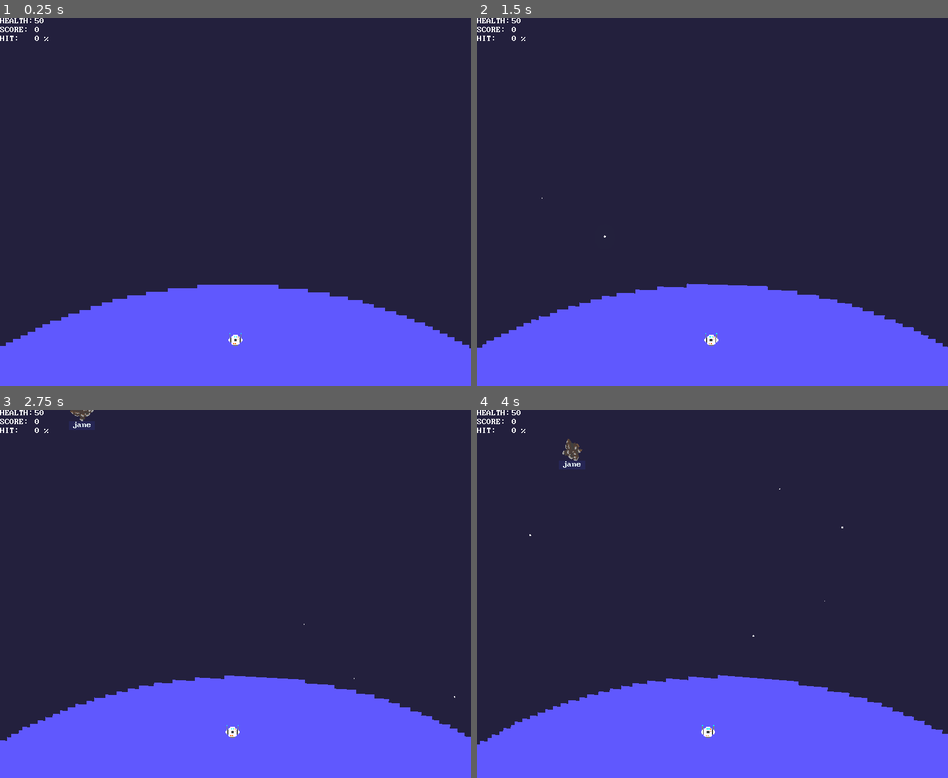
Above: before the commit, frames 1-4 (two rows, left to right).
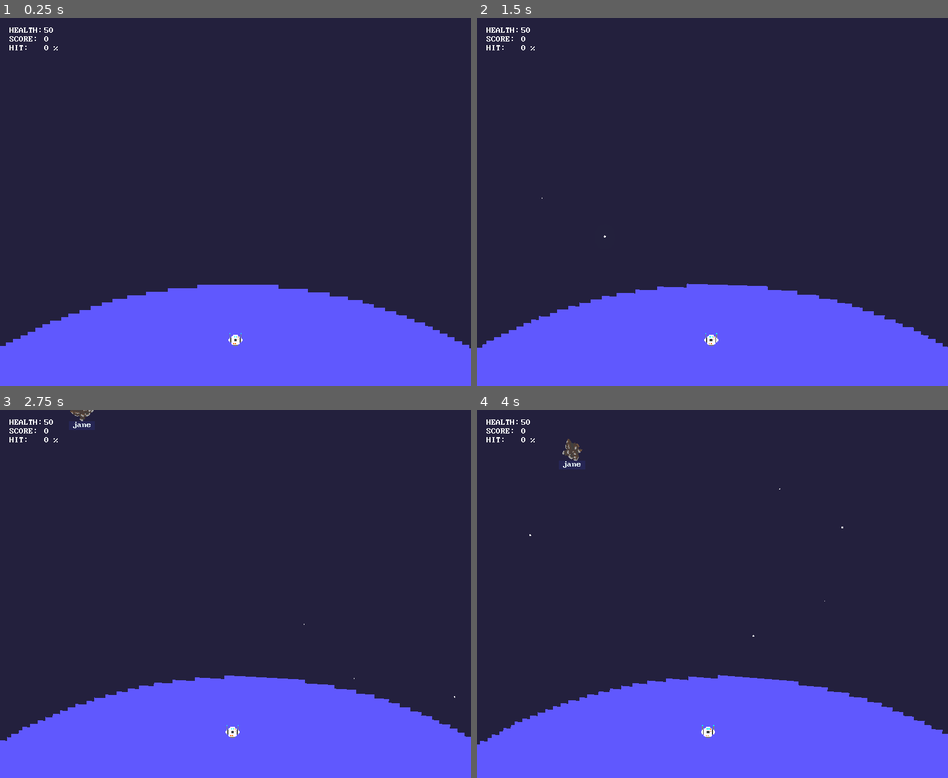
Above: after the commit, the same moments.

Repository: godxkey/hyperkey
Game: Godot game, scene res://level/Sandbox.tscn
The game is run twice, just before and just after one commit, with the same random seed, the same clock (stepped at 60 frames per second) and the same inputs.
Inputs:
- Up to frame 1 (0.25 s): no input
- Up to frame 2 (1.5 s): tap Z at 0.6, 1.35 s; hold A from 1.28 s (still down)
- Up to frame 3 (2.75 s): release A at 2.03 s; tap Z at 2.1 s
- Up to frame 4 (4 s): tap Z at 2.85, 3.6 s; hold A from 3.53 s (still down)

The runs differ from the first frame. In frame 1, 0.2% of the frame differs, in the area x 0-13%, y 0-9%; in frame 2, 0.2%; in frame 3, 0.2%; in frame 4, 0.2%.

Commit message:
Add stat tracking and stat score message

Diff:
--- a/control/GameEvent.gd
+++ b/control/GameEvent.gd
@@ -1,4 +1,20 @@
 extends Node
+
+export(int) var score_per_letter = 10
+export(int) var score_miss_penalty = 18
+export(int) var speed_score_multiplier = 3
+export(float) var time_per_letter = 0.12
+export(int) var min_length_super_bonus = 14
+export(int) var super_bonus = 1000
+
+# A score message is displayed whenever a target is killed.
+export(PackedScene) var score_message_scene
+
+onready var super_bonus_sfx = $SuperBonusPlayer
+
+var _score = 0
+
+signal score_changed(score)
 
 # All levels should be under a node named World
 func world_root():
@@ -9,3 +25,44 @@
 
 func play_impact_camera_effect():
   camera_shake().shake(0.14, 24.0, 14.0, 1)
+
+func update_score(text_length:int, total_keypress_count:int, time_to_complete:float, message_position:Vector2):
+  var typing_score = _typing_score(text_length, total_keypress_count)
+  var speed_bonus = _speed_bonus_score(text_length, time_to_complete)
+  var extra_bonus = _super_bonus(text_length, total_keypress_count, time_to_complete)
+  _score += typing_score + speed_bonus + extra_bonus
+  _show_score_message(typing_score, speed_bonus, extra_bonus, message_position)
+  emit_signal("score_changed", _score)
+
+func _typing_score(text_length:int, total_keypress_count:int) -> int:
+  var base_score = (pow(text_length, 1.2) * score_per_letter) as int
+  var miss_penalty = (total_keypress_count - text_length) * score_miss_penalty
+  return base_score - miss_penalty
+
+func _speed_bonus_score(text_length:int, time_to_complete:float) -> int:
+  var is_fast = time_to_complete < pow(text_length * time_per_letter, 1.35)
+  return speed_score_multiplier * pow(text_length, 1.2) if is_fast and text_length > 4 else 0
+
+func _super_bonus(text_length:int, total_keypress_count:int, time_to_complete:float) -> int:
+  var is_fast = time_to_complete < 1.8 * pow(text_length * time_per_letter, 1.35)
+  var is_impressive = text_length > min_length_super_bonus and text_length == total_keypress_count and is_fast
+  return super_bonus if is_impressive else 0
+
+func _show_score_message(typing_score:int, speed_bonus:int, extra_bonus:int, position:Vector2):
+  var message = score_message_scene.instance()
+  message.set_displayed_score(typing_score, speed_bonus)
+  message.position = position
+  # Add to self or another node? Could text still exist in AutoLoad if there is a scene transition mid score?
+  add_child(message)
+  _show_super_bonus(extra_bonus, position)
+
+func _show_super_bonus(extra_bonus:int, position:Vector2):
+  if extra_bonus > 0:
+    var super_message = score_message_scene.instance()
+    super_message.positive_score_color = Color.gold
+    super_message.position = position
+    super_message.score_prefix = "+"
+    super_message.move_orientation = Vector2.UP
+    super_message.set_displayed_score(extra_bonus, 0)
+    add_child(super_message)
+    super_bonus_sfx.play()
--- /dev/null
+++ b/control/GameEvent.tscn
@@ -0,0 +1,12 @@
+[gd_scene load_steps=4 format=2]
+
+[ext_resource path="res://control/GameEvent.gd" type="Script" id=1]
+[ext_resource path="res://ui/ScoreMessage.tscn" type="PackedScene" id=2]
+[ext_resource path="res://audio/sfx/SuperBonus.wav" type="AudioStream" id=3]
+
+[node name="GameEvent" type="Node"]
+script = ExtResource( 1 )
+score_message_scene = ExtResource( 2 )
+
+[node name="SuperBonusPlayer" type="AudioStreamPlayer2D" parent="."]
+stream = ExtResource( 3 )
--- a/control/HitTracker.gd
+++ b/control/HitTracker.gd
@@ -4,6 +4,17 @@
 class HitResult:
   var is_hit := false
   var hit_completed_word := false
+
+class TypingStats:
+  var text_length: int = 0
+  var keypress_count: int = 0
+  var time_to_complete: float = 0.0
+
+# Keeps track of the total elapsed time since activation.
+var _total_active_time:float = 0.0
+
+# Keeps track of all the keypresses
+var _total_keypress_count:int = 0
 
 var _target = null setget ,get_target
 var _label = null
@@ -23,6 +34,9 @@
   _label = label
   _text = label.display_text.merged_text()
 
+func process(delta):
+  _total_active_time += delta
+
 func get_target():
   return _target
 
@@ -38,7 +52,15 @@
 func get_cursor() -> int:
   return _hit_cursor
 
+func stats() -> TypingStats:
+  var stats = TypingStats.new()
+  stats.text_length =  text().length()
+  stats.keypress_count = _total_keypress_count
+  stats.time_to_complete = _total_active_time
+  return stats
+
 func hit(letter:String) -> HitResult:
+  _total_keypress_count += 1
   var result = HitResult.new()
   if not is_done() and letter == _text[_hit_cursor]:
     _label.increment_cursor()
--- a/control/Typist.gd
+++ b/control/Typist.gd
@@ -17,6 +17,8 @@
 var _total_keyhits:int = 0
 var _max_key_history:int = 100
 
+var _active_stats = {}
+
 signal keyhits_stat_changed(hits, total)
 signal key_missed
 
@@ -29,6 +31,10 @@
   _text_generator.word_dictionary = WordDictionary.new(words_file)
   _spawner.timer.connect("timeout", self, "spawn_target")
   _spawner.timer.start()
+
+func _process(delta):
+  if _current_tracker:
+    _current_tracker.process(delta)
 
 func available_first_letter() -> String:
   var max_tries = 100
@@ -64,6 +70,7 @@
   target.z_index += 1
 
   _total_keypresses += 1
+
   var result = _current_tracker.hit(text[0])
   if result.is_hit:
     spawn_bullet(target)
@@ -76,9 +83,11 @@
   _total_keypresses += 1
   var result = _current_tracker.hit(letter)
   if result.is_hit:
-      spawn_bullet(_current_tracker.get_target(), result.hit_completed_word)
+      var target = _current_tracker.get_target()
+      spawn_bullet(target, result.hit_completed_word)
       _total_keyhits += 1
       if _current_tracker.is_done():
+          _active_stats[target] = _current_tracker.stats()
           clear_tracked()
   else:
     _mistype_player.play()
@@ -107,6 +116,12 @@
     "remove_exited_target",
     [text.merged_text(), weakref(target)],
     CONNECT_ONESHOT)
+  target.get_node("Health").connect(
+    "no_health",
+    self,
+    "show_target_score",
+    [weakref(target)],
+    CONNECT_ONESHOT)
   add_child(target)
   return target
 
@@ -120,6 +135,17 @@
     _text_targets.add_text_target(text.merged_text(), create_target(text))
   _spawner.randomize_spawn_timer()
 
+func show_target_score(target_wref):
+  var target = target_wref.get_ref()
+  if target:
+    var stats = _active_stats[target]
+    _active_stats.erase(target)
+    GameEvent.update_score(
+      stats.text_length,
+      stats.keypress_count,
+      stats.time_to_complete,
+      target.global_position)
+
 func remove_target_word(text:String):
   _text_targets.remove_text_target(text)
 
@@ -131,8 +157,11 @@
   _player.aimed_target = null
 
 func remove_exited_target(text:String, target_wref):
-  if _text_targets.target(text) == target_wref.get_ref():
+  var target = target_wref.get_ref()
+  if _text_targets.target(text) == target:
     if _current_tracker and _current_tracker.text() == text:
       clear_tracked()
+      # Remove any tracked stats if found.
+      _active_stats.erase(target)
     else:
       remove_target_word(text)
--- a/control/Typist.tscn
+++ b/control/Typist.tscn
@@ -7,8 +7,6 @@
 [node name="Typist" type="Node2D"]
 script = ExtResource( 1 )
 words_file = "res://level/words.txt"
-projectile_manager_path = null
-player_path = null
 
 [node name="Spawner" parent="." instance=ExtResource( 2 )]
 spawn_area = Rect2( -300, -100, 600, 200 )
--- a/project.godot
+++ b/project.godot
@@ -92,7 +92,7 @@
 
 [autoload]
 
-GameEvent="*res://control/GameEvent.gd"
+GameEvent="*res://control/GameEvent.tscn"
 Sound="*res://audio/Sound.tscn"
 Effect="*res://effect/Effect.tscn"
 
--- /dev/null
+++ b/ui/FadedMessage.gd
@@ -0,0 +1,31 @@
+extends Node2D
+
+export(Vector2) var move_orientation = Vector2.DOWN
+
+onready var _color_tween = $ColorTween
+onready var _move_tween = $MoveTween
+
+func _ready():
+  _color_tween.interpolate_property(
+    self,
+    "modulate",
+    Color(1.0, 1.0, 1.0, 1.0),
+    Color(1.0, 1.0, 1.0, 0.0),
+    $LifeTimer.wait_time,
+    Tween.TRANS_EXPO,
+    Tween.EASE_IN)
+  _color_tween.start()
+
+  _move_tween.interpolate_property(
+    self,
+    "position",
+    position,
+    position + _random_offset(),
+    $LifeTimer.wait_time,
+    Tween.TRANS_EXPO,
+    Tween.EASE_OUT)
+  _move_tween.start()
+
+func _random_offset():
+  var angle = rand_range(-1.0, 1.0)
+  return move_orientation.rotated(angle) * 100.0
--- /dev/null
+++ b/ui/FadedMessage.tscn
@@ -0,0 +1,15 @@
+[gd_scene load_steps=2 format=2]
+
+[ext_resource path="res://ui/FadedMessage.gd" type="Script" id=1]
+
+[node name="FadedMessage" type="Node2D"]
+z_index = 2000
+script = ExtResource( 1 )
+
+[node name="ColorTween" type="Tween" parent="."]
+
+[node name="MoveTween" type="Tween" parent="."]
+
+[node name="LifeTimer" type="Timer" parent="."]
+one_shot = true
+autostart = true
--- a/ui/HUD.tscn
+++ b/ui/HUD.tscn
@@ -12,8 +12,10 @@
 }
 
 [node name="Stats" type="GridContainer" parent="."]
-margin_right = 40.0
-margin_bottom = 40.0
+margin_left = 20.0
+margin_top = 20.0
+margin_right = 134.0
+margin_bottom = 79.0
 columns = 2
 __meta__ = {
 "_edit_use_anchors_": false
@@ -26,7 +28,7 @@
 text = "Health:"
 uppercase = true
 
-[node name="PlanetHealthAmount" type="Label" parent="Stats"]
+[node name="Health" type="Label" parent="Stats"]
 margin_left = 81.0
 margin_right = 114.0
 margin_bottom = 17.0
--- a/ui/Hud.gd
+++ b/ui/Hud.gd
@@ -7,7 +7,8 @@
 
 # UI components
 onready var _accuracy_stat = find_node("Accuracy")
-onready var _planet_health_amount = find_node("PlanetHealthAmount")
+onready var _health_stat = find_node("Health")
+onready var _score_stat = find_node("Score")
 
 # World components
 onready var _planet = get_node(planet_path)
@@ -21,12 +22,17 @@
   _typist.connect("keyhits_stat_changed", self, "set_accuracy_percent")
   _typist.connect("key_missed", self, "play_reduced_accuracy_effect")
 
+  GameEvent.connect("score_changed", self, "update_score")
+
 func set_planet_health(value:int):
-  _planet_health_amount.text = String(value)
+  _health_stat.text = String(value)
 
 func set_accuracy_percent(hits:int, total:int):
   var percent = (hits / total as float) * 100
   _accuracy_stat.text = String(percent as int) + " %"
+
+func update_score(score:int):
+  _score_stat.text = String(score)
 
 func play_reduced_accuracy_effect():
   var color_tween = _accuracy_stat.get_node("ColorTween")
--- /dev/null
+++ b/ui/ScoreMessage.gd
@@ -0,0 +1,17 @@
+extends "res://ui/FadedMessage.gd"
+
+export(Color) var positive_score_color
+export(Color) var negative_score_color
+export(Color) var bonus_color
+
+export(String) var score_prefix = ""
+export(String) var bonus_prefix = "+"
+
+func set_displayed_score(score:int, bonus:int):
+  var score_label = $UI/Score
+  score_label.modulate = positive_score_color if score > 0 else negative_score_color
+  score_label.text = score_prefix + String(score)
+
+  var bonus_label = $UI/Bonus
+  bonus_label.modulate = bonus_color
+  bonus_label.text = bonus_prefix + String(bonus) if bonus > 0 else ""
--- /dev/null
+++ b/ui/ScoreMessage.tscn
@@ -0,0 +1,29 @@
+[gd_scene load_steps=4 format=2]
+
+[ext_resource path="res://ui/font/TypistFont.tres" type="DynamicFont" id=1]
+[ext_resource path="res://ui/ScoreMessage.gd" type="Script" id=2]
+[ext_resource path="res://ui/FadedMessage.tscn" type="PackedScene" id=3]
+
+[node name="ScoreMessage" instance=ExtResource( 3 )]
+script = ExtResource( 2 )
+positive_score_color = Color( 0.109804, 1, 0.666667, 1 )
+negative_score_color = Color( 1, 0.227451, 0.227451, 1 )
+bonus_color = Color( 0.176471, 0.866667, 1, 1 )
+
+[node name="UI" type="VBoxContainer" parent="." index="3"]
+margin_right = 40.0
+margin_bottom = 40.0
+__meta__ = {
+"_edit_use_anchors_": false
+}
+
+[node name="Score" type="Label" parent="UI" index="0"]
+margin_right = 44.0
+margin_bottom = 17.0
+custom_fonts/font = ExtResource( 1 )
+
+[node name="Bonus" type="Label" parent="UI" index="1"]
+margin_top = 21.0
+margin_right = 44.0
+margin_bottom = 38.0
+custom_fonts/font = ExtResource( 1 )
Not shown, added: audio/sfx/SuperBonus.wav.import
Not shown, added: audio/sfx/SuperBonus.wav
